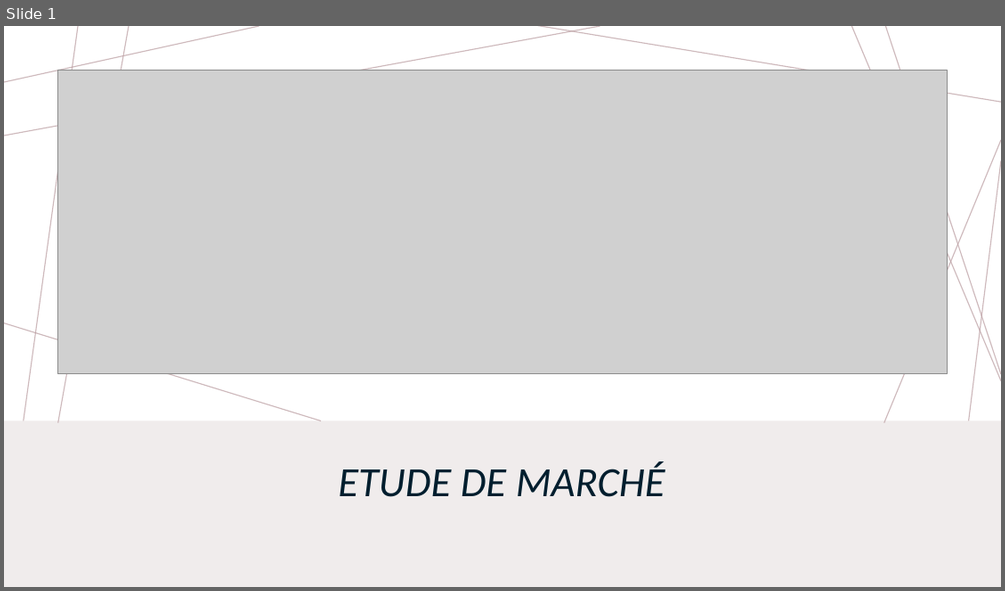
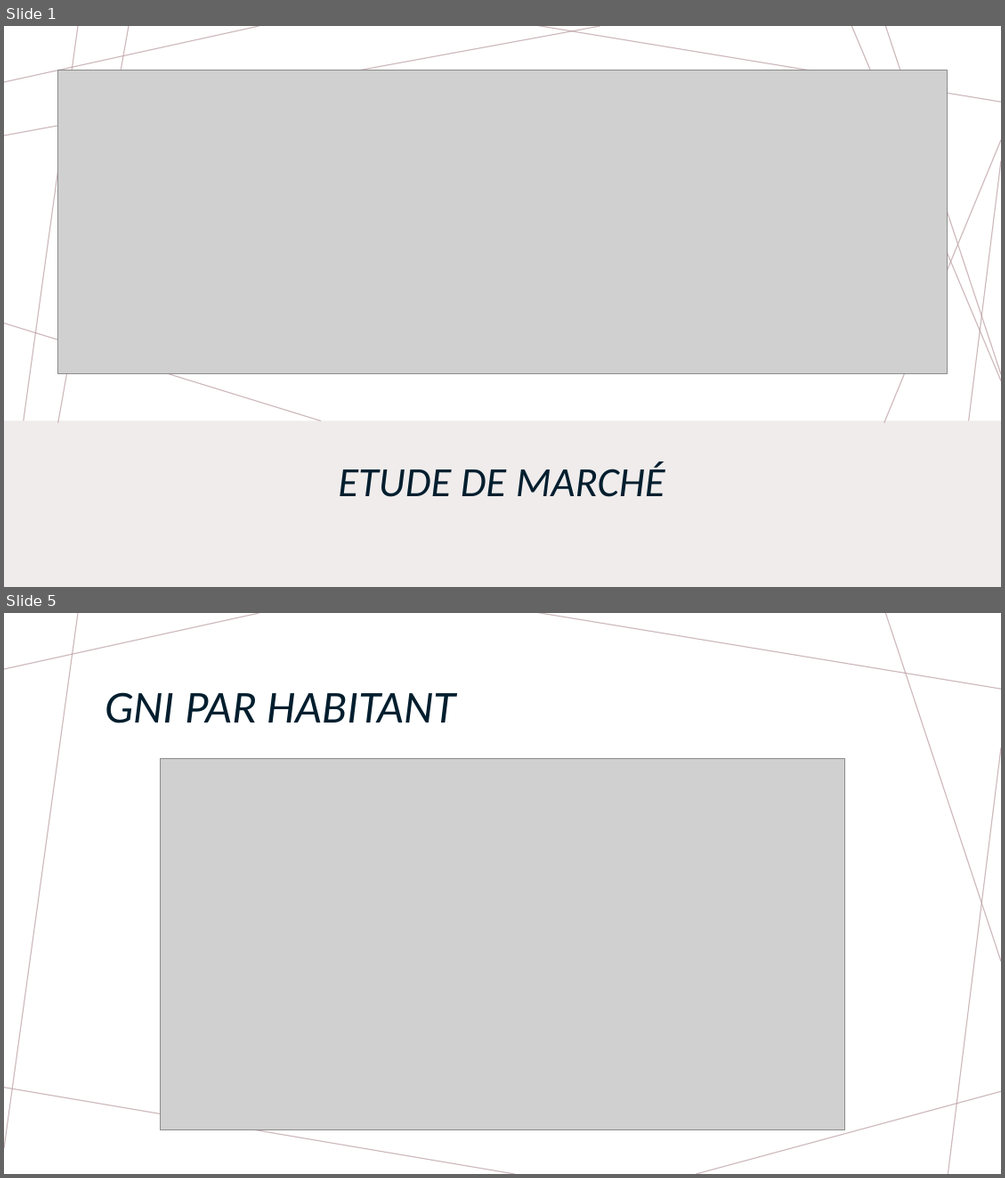
Before and after one commit to Axeloums/OC_Project_9, a slide deck: reports/Etude de marché.pptx. Shown one above the other, each under a label of ours: slide 1 before the commit, slides 1 and 5 after it; the slides between them are not shown. The pictures are 1005x591 and 1005x1178 pixels, drawn with LibreOffice and Linux fonts; fonts in the diff are those of the drawing; grey boxes stand for pictures. Boxes give left, top, right and bottom in pixels: in the first picture for what was removed or moved away, otherwise in the second. Text is boxed around its words. In the diff, an @@ line names an element or a change of style, - is before the commit and + after.

```diff
--- a/reports/Etude de marché.pptx
+++ b/reports/Etude de marché.pptx
@@ slide 5 added at (4,613,1001,1174), background #FFFFFF; not listed: 7 template elements that a slide beside it also shows @@
@@ title added at (105,692,455,723), 44 pt, text #001E2E, italic @@
+GNI PAR HABITANT
@@ picture added at (161,759,845,1130) @@
```
Also in this commit, not shown: 1 slide changed, 2 other slides added, 1 slide removed, 5 other files.
